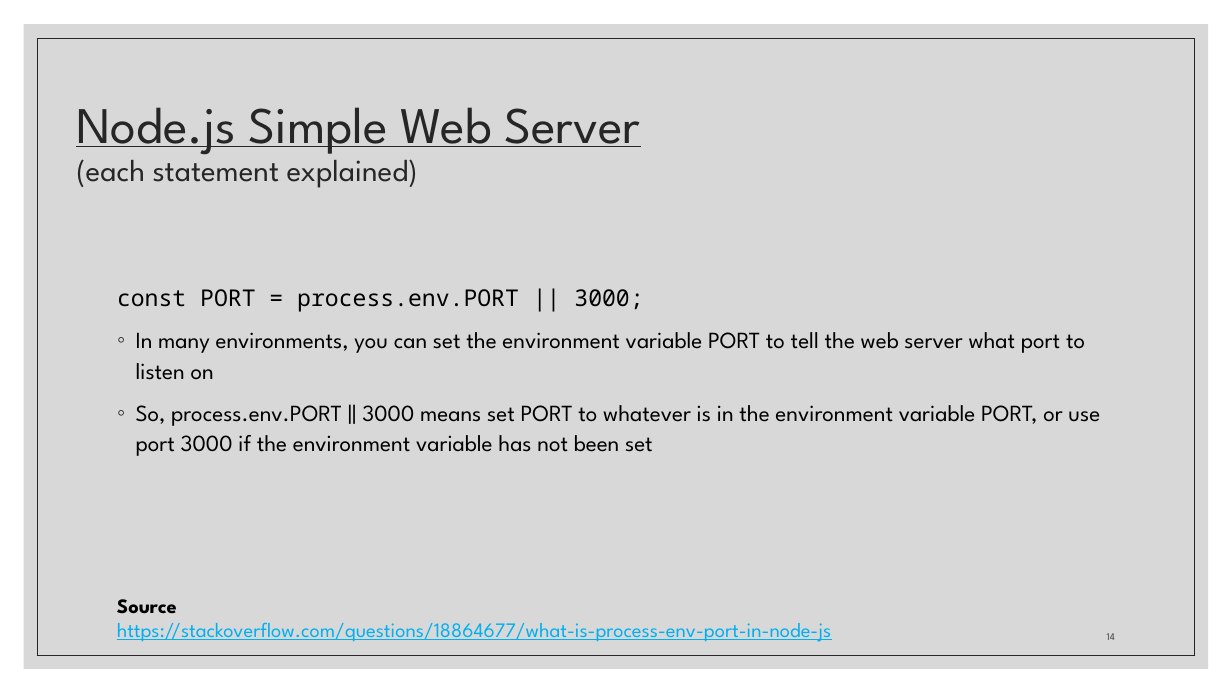
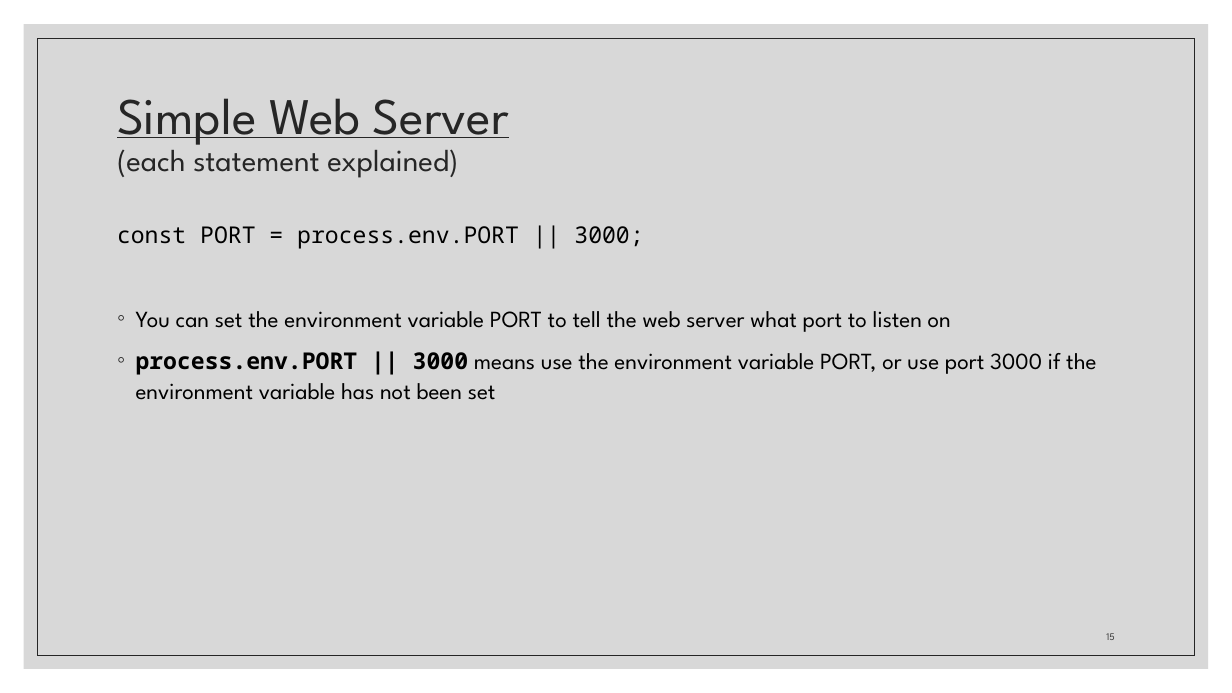
Before and after one commit to zackstotts/base-node-curriculum, a slide deck: slide 15 of unit_01/slides/Unit01-PartI.pptx (slide 14 before the commit). Drawn at 1232x693 pixels with LibreOffice and Linux fonts; fonts in the diff are those of the drawing. Boxes give left, top, right and bottom in pixels: in the first picture for what was removed or moved away, otherwise in the second. Text is boxed around its words. In the diff, an @@ line names an element or a change of style, - is before the commit and + after.

```diff
--- a/unit_01/slides/Unit01-PartI.pptx
+++ b/unit_01/slides/Unit01-PartI.pptx
@@ title at (117, 98, 509, 178): text changed @@
-Node.js Simple Web Server
-(each statement explained)
+Simple Web Server
+(each statement explained)
@@ text "const PORT = process.env.PORT || ...": place and size @@
-text "const PORT = process.env.PORT || ..." at (117, 289, 1100, 456)
+text "const PORT = process.env.PORT || ..." at (117, 226, 1096, 400)
@@ text at (136, 311, 1096, 400): text changed @@
-◦ In many environments, you can set the environment variable PORT to tell the web server what port to listen on
-◦ So, process.env.PORT || 3000 means set PORT to whatever is in the environment variable PORT, or use port 3000 if the environment variable has not been set
+◦ You can set the environment variable PORT to tell the web server what port to listen on
+◦ process.env.PORT || 3000 means use the environment variable PORT, or use port 3000 if the environment variable has not been set
@@ text removed at (117, 599, 832, 642) @@
-Source
-https://stackoverflow.com/questions/18864677/what-is-process-env-port-in-node-js
@@ page number at (1106, 633, 1114, 640): text changed @@
-14
+15
```
Also in this commit, not shown: 15 other slides changed, 6 slides added, 3 slides removed.
